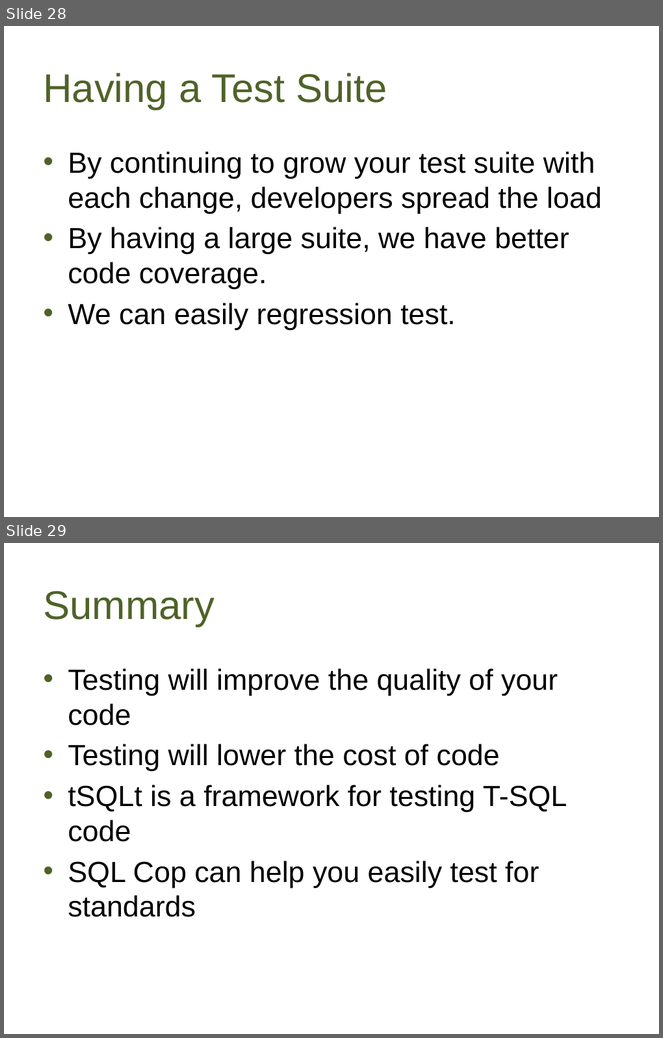
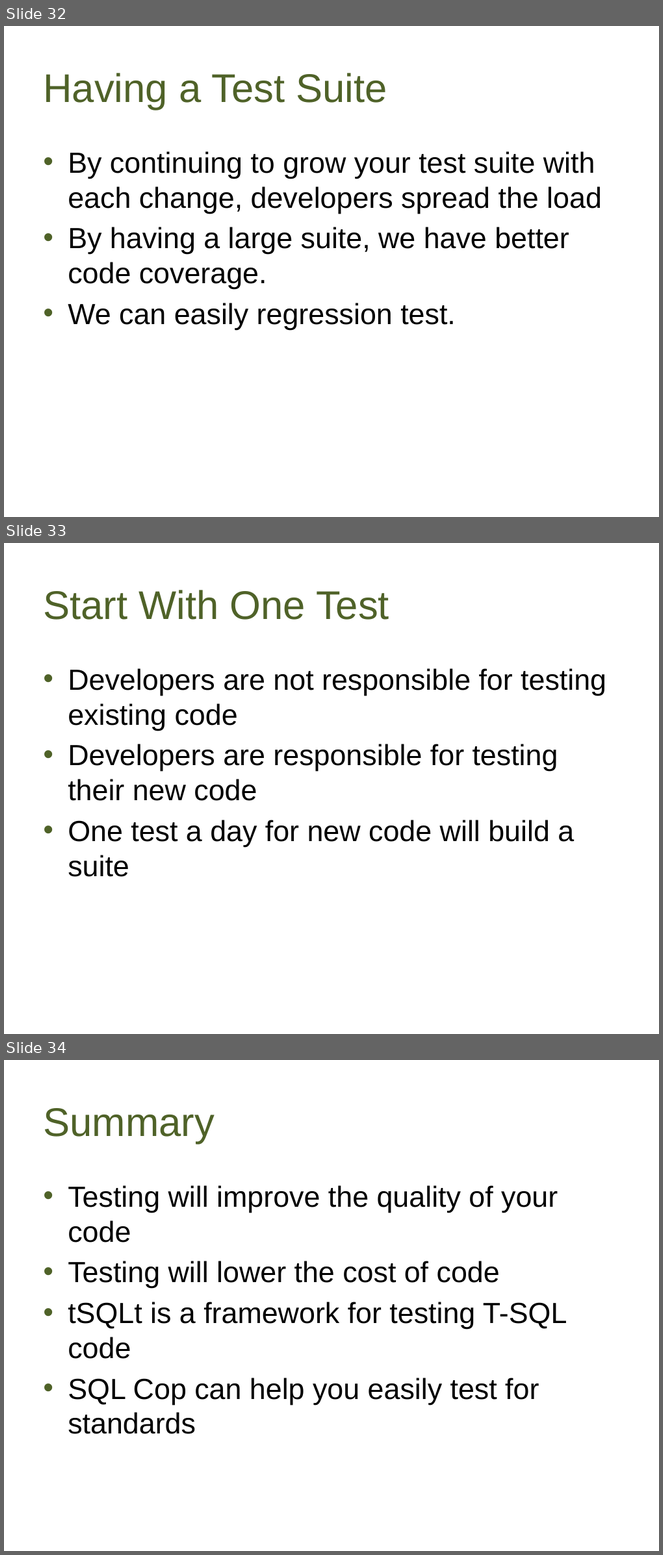
Before and after one commit to way0utwest/UnitTestingTSQL, a slide deck: UnitTestingTSQL.pptx. Shown one above the other, each under a label of ours: slides 28 and 29 before the commit, slides 32, 33 and 34 after it. The pictures are 663x1038 and 663x1555 pixels, drawn with LibreOffice and Linux fonts; fonts in the diff are those of the drawing; background and template pictures are left out. Boxes give left, top, right and bottom in pixels: in the first picture for what was removed or moved away, otherwise in the second. Text is boxed around its words. In the diff, an @@ line names an element or a change of style, - is before the commit and + after.

```diff
--- a/UnitTestingTSQL.pptx
+++ b/UnitTestingTSQL.pptx
@@ slide 33 added at <box>4,543,659,1034</box>, background picture (left out) @@
@@ title added at <box>43,590,389,620</box>, 44 pt, text #4F6228 @@
+Start With One Test
@@ text added at <box>68,668,607,877</box>, 32 pt, text #000000 @@
+• Developers are not responsible for testing existing code
+• Developers are responsible for testing their new code
+• One test a day for new code will build a suite
@@ what was slide 28 is now slide 32 @@
@@ what was slide 29 is now slide 34 @@
```
Also in this commit, not shown: 2 slides changed, 4 other slides added, 6 other files.
